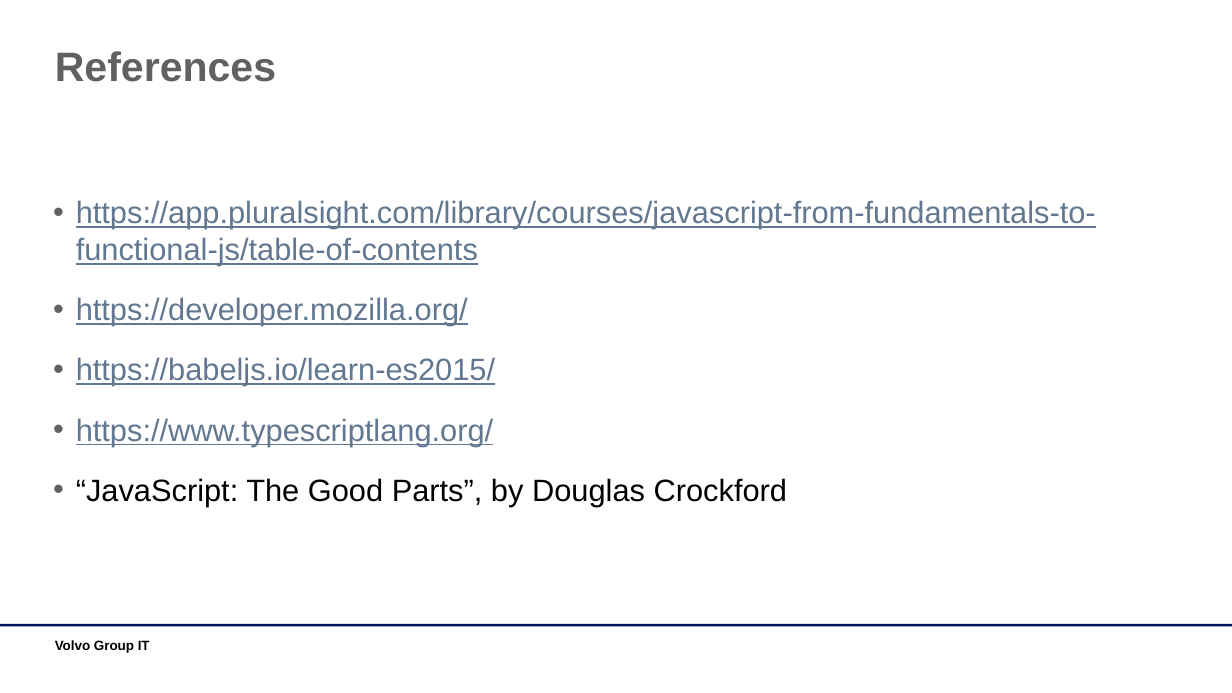
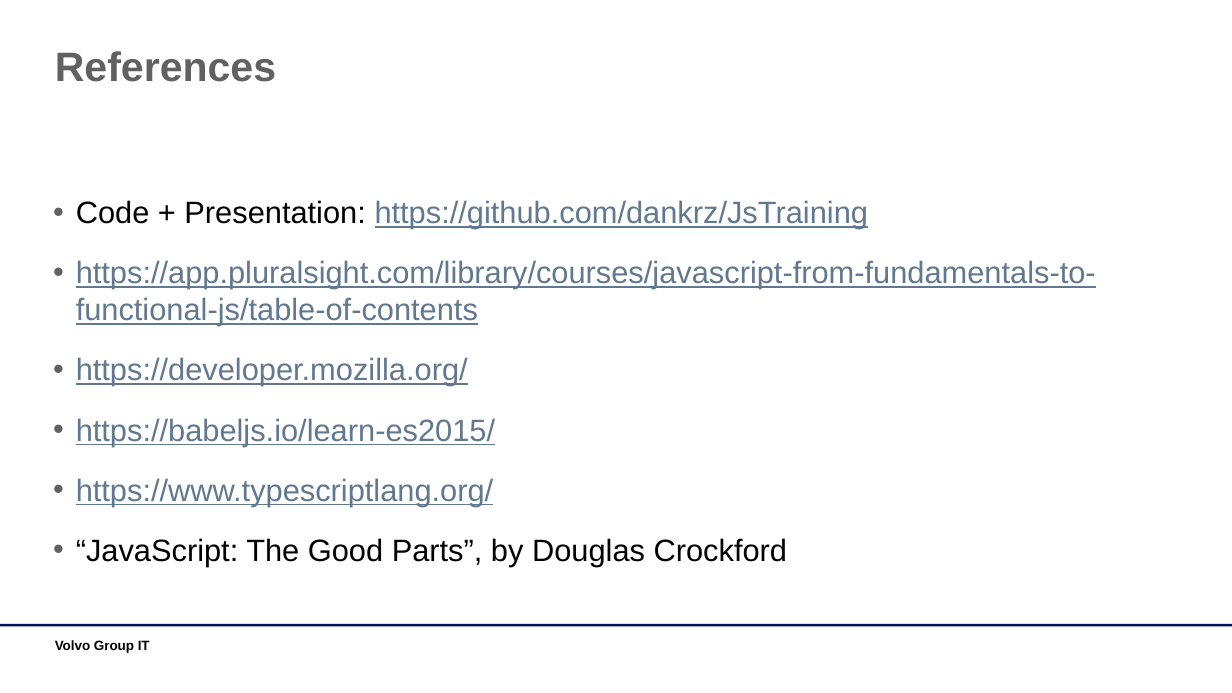
Before and after one commit to dankrz/JsTraining, a slide deck: slide 25 of JsTraining-presentation/JS Training.pptx. Drawn at 1232x693 pixels with LibreOffice and Linux fonts; fonts in the diff are those of the drawing; background and template pictures are left out. Boxes give left, top, right and bottom in pixels: in the first picture for what was removed or moved away, otherwise in the second. Text is boxed around its words. In the diff, an @@ line names an element or a change of style, - is before the commit and + after.

Commit message:
ref

```diff
--- a/JsTraining-presentation/JS Training.pptx
+++ b/JsTraining-presentation/JS Training.pptx
@@ text at (76, 200, 868, 229): paragraph added @@
+• Code + Presentation: https://github.com/dankrz/JsTraining
```
